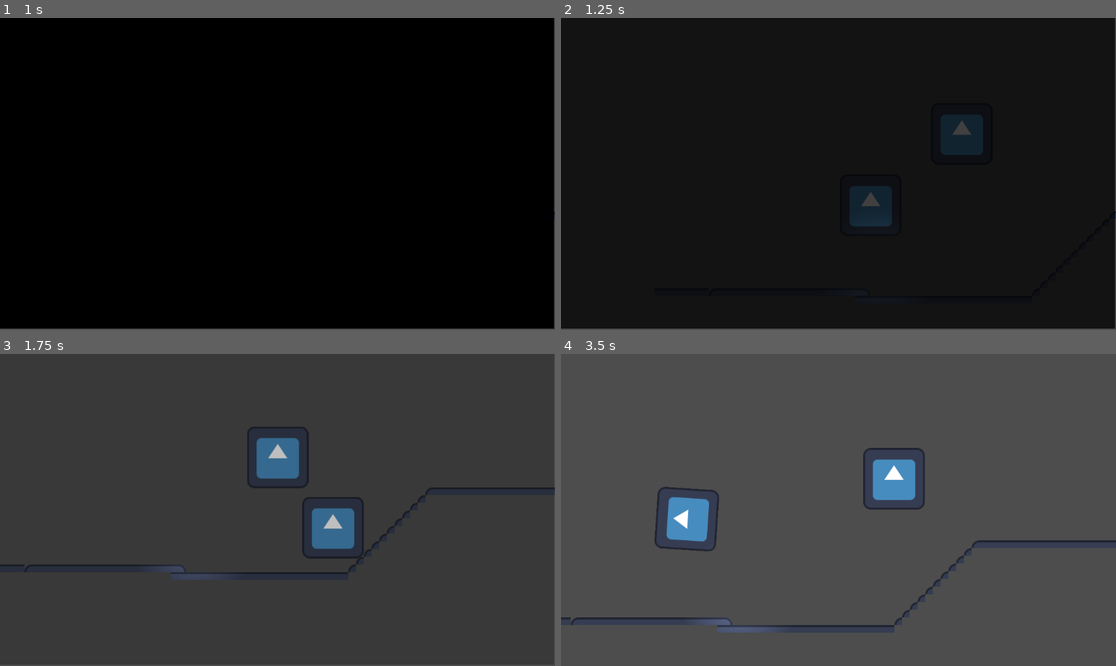
Above: before the commit, frames 1-4 (two rows, left to right).
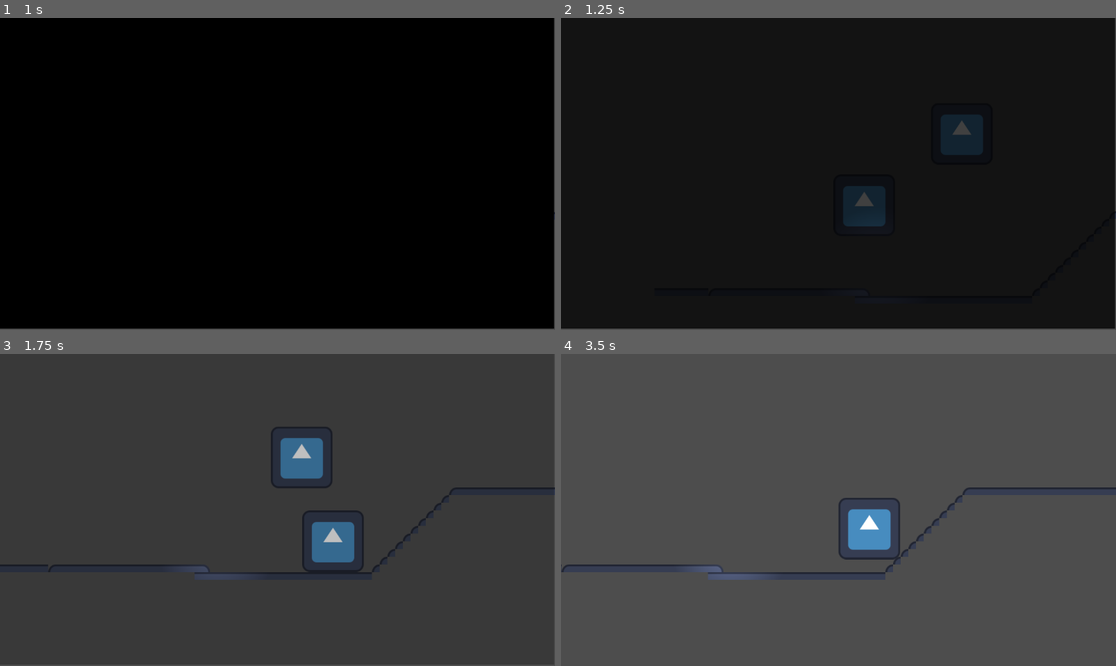
Above: after the commit, the same moments.

Repository: dustngroh/CapstoneProject
Game: Godot game, scene res://Game.tscn
Two runs of this game, one before a commit and one after it. Both use one fixed random seed, a clock stepped at 60 frames per second and the inputs below. The engine's default icon, where the game draws it, is replaced by a stand-in: a white triangle on a blue panel in a dark square.
Inputs:
- Up to frame 1 (1 s): tap Enter at 0.5 s; hold Right (walk_right) from 0.53 s (still down); tap Space (jump) at 0.77 s
- Up to frame 2 (1.25 s): keep holding Right (walk_right)
- Up to frame 3 (1.75 s): keep holding Right (walk_right); tap Space (jump) at 1.52 s
- Up to frame 4 (3.5 s): release Right (walk_right) at 2.03 s; hold Left (walk_left) 2.03-2.78 s; hold Right (walk_right) from 2.78 s (still down); tap Space (jump) at 3.02 s

Frame 1 is identical in both runs. In frame 2, 0.4% of the frame differs, in the area x 50-60%, y 53-67%; in frame 3, 2.8%; in frame 4, 6.0%, in the area x 0-100%, y 30-90%.

Commit message:
test commit for pulling

Diff:
--- a/run-game/character_body_2d.gd
+++ b/run-game/character_body_2d.gd
@@ -4,7 +4,7 @@
 #const SPEED = 300.0
 #const JUMP_VELOCITY = -400.0
 @export var push_force = 200.0
-@export var speed = 1000
+@export var speed = 800
 @export var jump_speed = -1000
 @export var gravity = 2000
 @export_range(0.0, 1.0) var friction = 0.1
